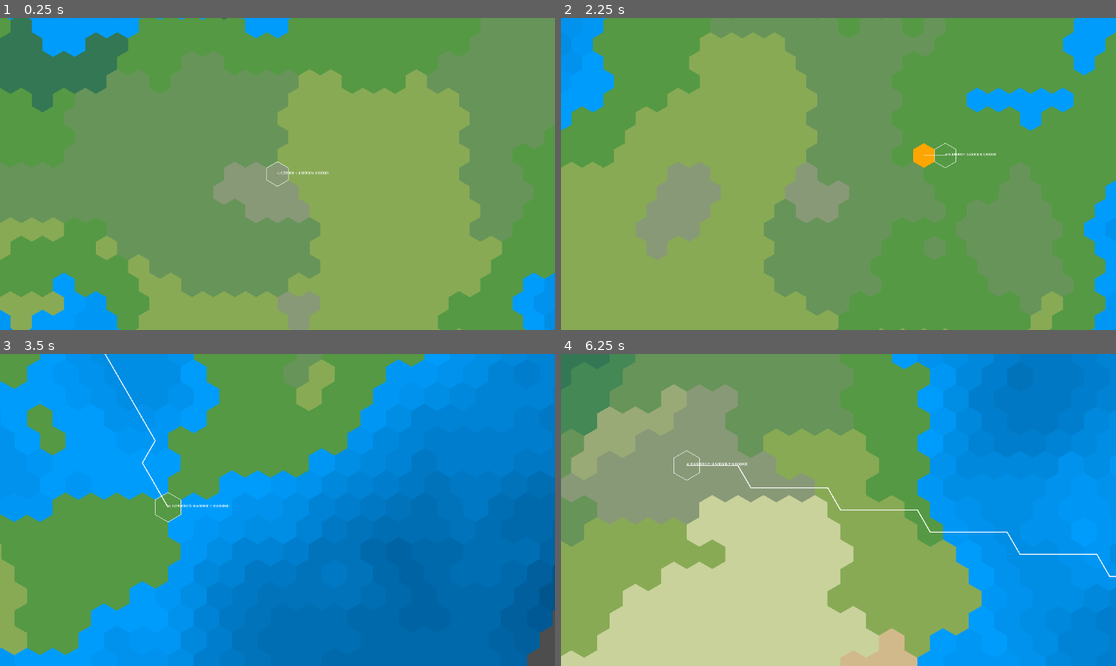
Above: before the commit, frames 1-4 (two rows, left to right).
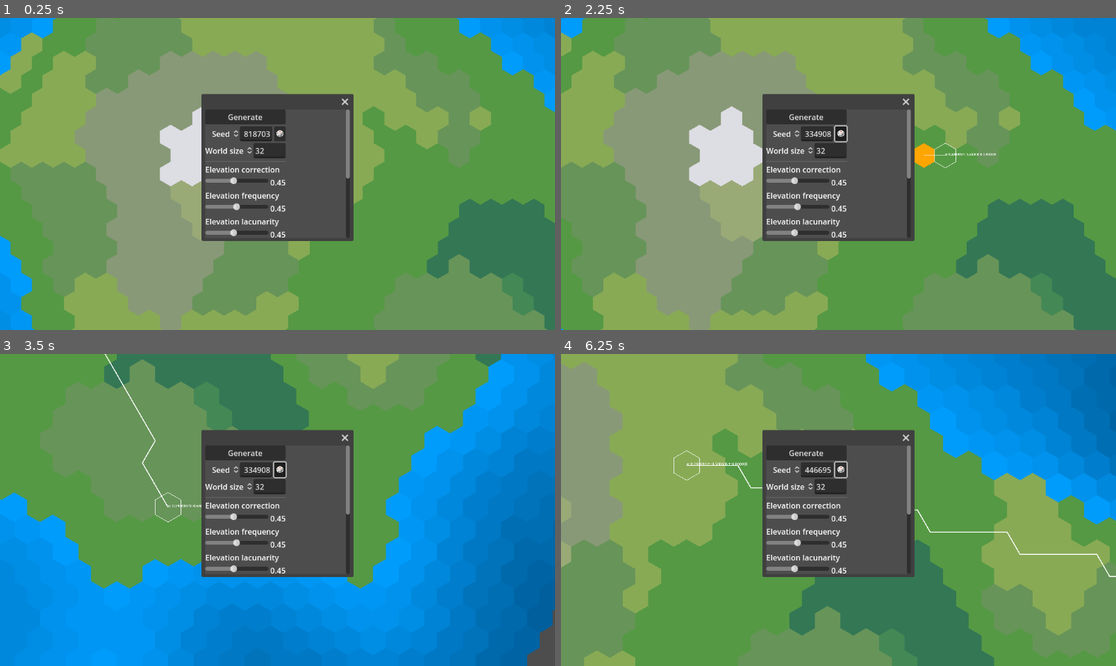
Above: after the commit, the same moments.

Repository: 1ort/hexgrid
Game: Godot game, scene res://demo.tscn
Two runs of this game, one before a commit and one after it. Both use one fixed random seed, a clock stepped at 60 frames per second and the inputs below.
Inputs (mouse positions are in pixels of both pictures, inside the frame that each line leads up to):
- Up to frame 1 (0.25 s): no input
- Up to frame 2 (2.25 s): click (805, 117) at 0.5 s, where only the run after the commit has a clickable "Generate"; click (838, 133) at 1.25 s, where only the run after the commit has a clickable "🎲"; tap Enter (ui_accept) at 2 s; move the mouse to (960, 158) at 2.02 s; press the mouse at (960, 158) at 2.03 s; hold D (right) from 2.03 s (still down)
- Up to frame 3 (3.5 s): tap Enter (ui_accept) at 2.27, 2.57, 3.02, 3.32 s; tap Mouse wheel up (zoom_in) at 2.3, 2.85 s; move the mouse to (166, 525) at 2.77 s; release D (right) at 2.78 s; release the mouse at (166, 525) at 2.78 s; hold S (down) from 2.78 s (still down); tap Mouse wheel down (zoom_out) at 3.05 s
- Up to frame 4 (6.25 s): move the mouse to (894, 441) at 3.52 s; release S (down) at 3.53 s; hold D (right) 3.53-4.28 s; hold Mouse wheel down (zoom_out) 3.53-4.28 s; tap Enter (ui_accept) at 3.8, 4.35, 4.52, 4.82, 5.27, 5.57, 6.02 s; move the mouse to (810, 572) at 4.27 s; hold W (up) 4.28-5.03 s; click (810, 572) at 4.55 s; move the mouse to (1005, 556) at 5.02 s; press the mouse at (1005, 556) at 5.03 s; hold A (left) from 5.03 s (still down); tap Mouse wheel up (zoom_in) at 5.3, 5.85 s; move the mouse to (672, 463) at 5.77 s; release the mouse at (672, 463) at 5.78 s; tap Mouse wheel down (zoom_out) at 6.05 s

The runs differ from the first frame. In frame 1, 72% of the frame differs, in the area x 0-100%, y 0-100%; in frame 2, 63%; in frame 3, 65%; in frame 4, 77%.

Commit message:
generator settings menu

Diff:
--- a/CameraController.gd
+++ b/CameraController.gd
@@ -14,12 +14,12 @@
 		if child is Camera2D:
 			camera = child
 
-func _process(delta):
-	if Input.is_action_just_pressed("zoom_in"):
+func _unhandled_input(event):
+	if event.is_action_pressed("zoom_in"):
 		camera.zoom = clamp(camera.zoom + Vector2.ONE*zoom_step, Vector2.ONE*min_zoom, Vector2.ONE*max_zoom)
-	if Input.is_action_just_pressed("zoom_out"):
+	if event.is_action_pressed("zoom_out"):
 		camera.zoom = clamp(camera.zoom - Vector2.ONE*zoom_step, Vector2.ONE*min_zoom, Vector2.ONE*max_zoom)
 
-
+func _process(delta):
 	var movement_vector = Input.get_vector("left", "right", "up", "down")
 	position += movement_vector * movement_speed * delta
--- a/demo.gd
+++ b/demo.gd
@@ -16,10 +16,19 @@
 
 func generate_map():
 	var world_generator = HexWorldGenerator.new()
-	world_generator.elevation_noise.fractal_octaves = 4
-	world_generator.elevation_noise.frequency = 0.03
-	world_generator.humidity_noise.fractal_octaves = 2
-	world_generator.humidity_noise.frequency = 0.02
+	var generator_settings = $GeneratorSettingsWindow.get_settings()
+	world_generator.world_seed = generator_settings['seed']
+	world_generator.world_radius = generator_settings['size']
+
+	world_generator.elevation_k = generator_settings['elevation_correction']
+	world_generator.elevation_noise.fractal_octaves = generator_settings['elevation_octaves']
+	world_generator.elevation_noise.frequency = generator_settings['elevation_frequency']
+	world_generator.elevation_noise.fractal_lacunarity = generator_settings['elevation_lacunarity']
+	world_generator.humidity_noise.fractal_octaves = generator_settings['humidity_octaves']
+	world_generator.humidity_noise.frequency = generator_settings['humidity_frequency']
+	world_generator.humidity_noise.fractal_lacunarity = generator_settings['humidity_lacunarity']
+
+
 
 	hex_region = world_generator.generate_map()
 	hexes = hex_region.get_hexes()
@@ -29,6 +38,7 @@
 func _ready():
 	$HexMapCanvas.connect('draw', self.draw_hexes)
 	$HexOverlayCanvas.connect('draw', self.draw_overlay)
+	$GeneratorSettingsWindow.connect('generate', self.generate_map)
 	generate_map()
 
 func draw_hexes():
@@ -60,18 +70,21 @@
 	var new_cursor_hex = self.layout.position_to_hex(mouse_position).round()
 	if not new_cursor_hex.equal(self.cursor_hex):
 		self.cursor_hex = new_cursor_hex
-		$HexOverlayCanvas.queue_redraw()
 
 	if self.selected_hex != null and not self.cursor_hex.equal(self.selected_hex):
 		self.path_line = self.layout.hex_line(self.cursor_hex, self.selected_hex)
 	else:
 		self.path_line = []
 
-func _input(event):
-	if event.is_action_pressed('ui_accept'):
-		generate_map()
+	$HexOverlayCanvas.queue_redraw()
 
-		#var _reload = get_tree().reload_current_scene()
+
+func _unhandled_input(event):
+	#if event.is_action_pressed('ui_accept'):
+		#generate_map()
 
 	if event.is_action_pressed("select_hex"):
-		selected_hex = cursor_hex
+		if selected_hex != null and selected_hex.equal(cursor_hex):
+			selected_hex = null
+		else:
+			selected_hex = cursor_hex
--- a/demo.tscn
+++ b/demo.tscn
@@ -1,9 +1,10 @@
-[gd_scene load_steps=6 format=3 uid="uid://dclmdta781w8y"]
+[gd_scene load_steps=7 format=3 uid="uid://dclmdta781w8y"]
 
 [ext_resource type="Script" path="res://demo.gd" id="1_0shvy"]
 [ext_resource type="Script" path="res://hex_layout.gd" id="1_b3syg"]
 [ext_resource type="Script" path="res://hex_canvas.gd" id="3_4mfbu"]
 [ext_resource type="Script" path="res://CameraController.gd" id="3_vccir"]
+[ext_resource type="PackedScene" uid="uid://csvfwglbsd8g8" path="res://generator_settings_window.tscn" id="5_pjbd7"]
 
 [sub_resource type="Gradient" id="Gradient_ie4em"]
 colors = PackedColorArray(5.8527e-05, 0.612301, 0.985805, 1, 0, 0.210769, 0.359528, 1)
@@ -33,3 +34,5 @@
 [node name="Camera2D" type="Camera2D" parent="CameraController"]
 zoom = Vector2(0.05, 0.05)
 position_smoothing_enabled = true
+
+[node name="GeneratorSettingsWindow" parent="." instance=ExtResource("5_pjbd7")]
--- /dev/null
+++ b/generator_settings_window.tscn
@@ -0,0 +1,203 @@
+[gd_scene load_steps=2 format=3 uid="uid://csvfwglbsd8g8"]
+
+[ext_resource type="Script" path="res://ui/generator_settings_window.gd" id="1_mxi1h"]
+
+[node name="GeneratorSettingsWindow" type="Window"]
+initial_position = 1
+size = Vector2i(300, 267)
+wrap_controls = true
+script = ExtResource("1_mxi1h")
+
+[node name="ScrollContainer" type="ScrollContainer" parent="."]
+anchors_preset = 15
+anchor_right = 1.0
+anchor_bottom = 1.0
+grow_horizontal = 2
+grow_vertical = 2
+horizontal_scroll_mode = 0
+
+[node name="VBoxContainer" type="VBoxContainer" parent="ScrollContainer"]
+layout_mode = 2
+
+[node name="GenerateButton" type="Button" parent="ScrollContainer/VBoxContainer"]
+layout_mode = 2
+text = "Generate"
+
+[node name="Seed" type="HBoxContainer" parent="ScrollContainer/VBoxContainer"]
+layout_mode = 2
+alignment = 2
+
+[node name="Label" type="Label" parent="ScrollContainer/VBoxContainer/Seed"]
+layout_mode = 2
+text = "Seed"
+
+[node name="SpinBox" type="SpinBox" parent="ScrollContainer/VBoxContainer/Seed"]
+layout_direction = 3
+layout_mode = 2
+max_value = 1.0
+rounded = true
+allow_greater = true
+alignment = 2
+update_on_text_changed = true
+
+[node name="random" type="Button" parent="ScrollContainer/VBoxContainer/Seed"]
+layout_mode = 2
+text = "🎲"
+
+[node name="WorldSize" type="HBoxContainer" parent="ScrollContainer/VBoxContainer"]
+layout_mode = 2
+alignment = 2
+
+[node name="Label" type="Label" parent="ScrollContainer/VBoxContainer/WorldSize"]
+layout_mode = 2
+text = "World size
+"
+
+[node name="SpinBox" type="SpinBox" parent="ScrollContainer/VBoxContainer/WorldSize"]
+layout_direction = 3
+layout_mode = 2
+max_value = 999999.0
+value = 32.0
+rounded = true
+alignment = 2
+update_on_text_changed = true
+
+[node name="Elev" type="HSeparator" parent="ScrollContainer/VBoxContainer"]
+layout_mode = 2
+
+[node name="Label2" type="Label" parent="ScrollContainer/VBoxContainer"]
+layout_mode = 2
+text = "Elevation correction"
+
+[node name="ElevationCorr" type="HBoxContainer" parent="ScrollContainer/VBoxContainer"]
+layout_mode = 2
+size_flags_vertical = 3
+alignment = 2
+
+[node name="HSlider" type="HSlider" parent="ScrollContainer/VBoxContainer/ElevationCorr"]
+layout_mode = 2
+size_flags_horizontal = 3
+max_value = 1.0
+step = 0.01
+value = 0.45
+
+[node name="Label2" type="Label" parent="ScrollContainer/VBoxContainer/ElevationCorr"]
+layout_mode = 2
+text = "0.45
+"
+
+[node name="Label3" type="Label" parent="ScrollContainer/VBoxContainer"]
+layout_mode = 2
+text = "Elevation frequency"
+
+[node name="ElevationFreq" type="HBoxContainer" parent="ScrollContainer/VBoxContainer"]
+layout_mode = 2
+size_flags_vertical = 3
+alignment = 2
+
+[node name="HSlider" type="HSlider" parent="ScrollContainer/VBoxContainer/ElevationFreq"]
+layout_mode = 2
+size_flags_horizontal = 3
+max_value = 0.1
+step = 0.001
+value = 0.05
+
+[node name="Label2" type="Label" parent="ScrollContainer/VBoxContainer/ElevationFreq"]
+layout_mode = 2
+text = "0.45
+"
+
+[node name="Label4" type="Label" parent="ScrollContainer/VBoxContainer"]
+layout_mode = 2
+text = "Elevation lacunarity
+"
+
+[node name="ElevationLac" type="HBoxContainer" parent="ScrollContainer/VBoxContainer"]
+layout_mode = 2
+size_flags_vertical = 3
+alignment = 2
+
+[node name="HSlider" type="HSlider" parent="ScrollContainer/VBoxContainer/ElevationLac"]
+layout_mode = 2
+size_flags_horizontal = 3
+max_value = 1.0
+step = 0.01
+value = 0.45
+
+[node name="Label2" type="Label" parent="ScrollContainer/VBoxContainer/ElevationLac"]
+layout_mode = 2
+text = "0.45
+"
+
+[node name="Label5" type="Label" parent="ScrollContainer/VBoxContainer"]
+layout_mode = 2
+text = "Elevation octaves
+"
+
+[node name="ElevationOctaves" type="SpinBox" parent="ScrollContainer/VBoxContainer"]
+layout_mode = 2
+value = 3.0
+
+[node name="Hum" type="HSeparator" parent="ScrollContainer/VBoxContainer"]
+layout_mode = 2
+
+[node name="Label7" type="Label" parent="ScrollContainer/VBoxContainer"]
+layout_mode = 2
+text = "Humidity frequency
+"
+
+[node name="HumidityFreq" type="HBoxContainer" parent="ScrollContainer/VBoxContainer"]
+layout_mode = 2
+size_flags_vertical = 3
+alignment = 2
+
+[node name="HSlider" type="HSlider" parent="ScrollContainer/VBoxContainer/HumidityFreq"]
+layout_mode = 2
+size_flags_horizontal = 3
+max_value = 0.1
+step = 0.001
+value = 0.05
+
+[node name="Label2" type="Label" parent="ScrollContainer/VBoxContainer/HumidityFreq"]
+layout_mode = 2
+text = "0.45
+"
+
+[node name="Label8" type="Label" parent="ScrollContainer/VBoxContainer"]
+layout_mode = 2
+text = "Humidity lacunarity
+"
+
+[node name="HumidityLac" type="HBoxContainer" parent="ScrollContainer/VBoxContainer"]
+layout_mode = 2
+size_flags_vertical = 3
+alignment = 2
+
+[node name="HSlider" type="HSlider" parent="ScrollContainer/VBoxContainer/HumidityLac"]
+layout_mode = 2
+size_flags_horizontal = 3
+max_value = 1.0
+step = 0.01
+value = 0.45
+
+[node name="Label2" type="Label" parent="ScrollContainer/VBoxContainer/HumidityLac"]
+layout_mode = 2
+text = "0.45
+"
+
+[node name="Label9" type="Label" parent="ScrollContainer/VBoxContainer"]
+layout_mode = 2
+text = "Humidity octaves
+"
+
+[node name="HumidityOctaves" type="SpinBox" parent="ScrollContainer/VBoxContainer"]
+layout_mode = 2
+value = 3.0
+
+[connection signal="pressed" from="ScrollContainer/VBoxContainer/GenerateButton" to="." method="_on_generate_button_pressed"]
+[connection signal="pressed" from="ScrollContainer/VBoxContainer/Seed/random" to="." method="_on_random_pressed"]
+[connection signal="value_changed" from="ScrollContainer/VBoxContainer/ElevationCorr/HSlider" to="." method="_on_elevation_corr_h_slider_value_changed"]
+[connection signal="value_changed" from="ScrollContainer/VBoxContainer/ElevationFreq/HSlider" to="." method="_on_elevation_freq_h_slider_value_changed"]
+[connection signal="value_changed" from="ScrollContainer/VBoxContainer/ElevationLac/HSlider" to="." method="_on_elevation_lac_h_slider_value_changed"]
+[connection signal="value_changed" from="ScrollContainer/VBoxContainer/HumidityFreq/HSlider" to="." method="_on_humidity_freq_h_slider_value_changed"]
+[connection signal="value_changed" from="ScrollContainer/VBoxContainer/HumidityLac/HSlider" to="." method="_on_humidity_lac_h_slider_value_changed"]
--- /dev/null
+++ b/ui/generator_settings_window.gd
@@ -0,0 +1,40 @@
+extends Window
+
+signal generate
+
+func _ready():
+	$ScrollContainer/VBoxContainer/Seed/SpinBox.value = randi()
+
+func _on_random_pressed():
+	$ScrollContainer/VBoxContainer/Seed/SpinBox.value = randi()
+
+func _on_elevation_corr_h_slider_value_changed(value):
+	$ScrollContainer/VBoxContainer/ElevationCorr/Label2.text = str(value)
+
+func _on_elevation_freq_h_slider_value_changed(value):
+	$ScrollContainer/VBoxContainer/ElevationFreq/Label2.text = str(value)
+
+func _on_elevation_lac_h_slider_value_changed(value):
+	$ScrollContainer/VBoxContainer/ElevationLac/Label2.text = str(value)
+
+func _on_humidity_freq_h_slider_value_changed(value):
+	$ScrollContainer/VBoxContainer/HumidityFreq/Label2.text = str(value)
+
+func _on_humidity_lac_h_slider_value_changed(value):
+	$ScrollContainer/VBoxContainer/HumidityLac/Label2.text = str(value)
+
+func _on_generate_button_pressed():
+	emit_signal('generate')
+
+func get_settings() -> Dictionary:
+	return {
+		"seed": $ScrollContainer/VBoxContainer/Seed/SpinBox.value,
+		"size": $ScrollContainer/VBoxContainer/WorldSize/SpinBox.value,
+		"elevation_correction": $ScrollContainer/VBoxContainer/ElevationCorr/HSlider.value,
+		"elevation_frequency": $ScrollContainer/VBoxContainer/ElevationFreq/HSlider.value,
+		"elevation_lacunarity": $ScrollContainer/VBoxContainer/ElevationLac/HSlider.value,
+		"elevation_octaves": $ScrollContainer/VBoxContainer/ElevationOctaves.value,
+		"humidity_frequency": $ScrollContainer/VBoxContainer/HumidityFreq/HSlider.value,
+		"humidity_lacunarity": $ScrollContainer/VBoxContainer/HumidityLac/HSlider.value,
+		"humidity_octaves": $ScrollContainer/VBoxContainer/HumidityOctaves.value,
+	}
